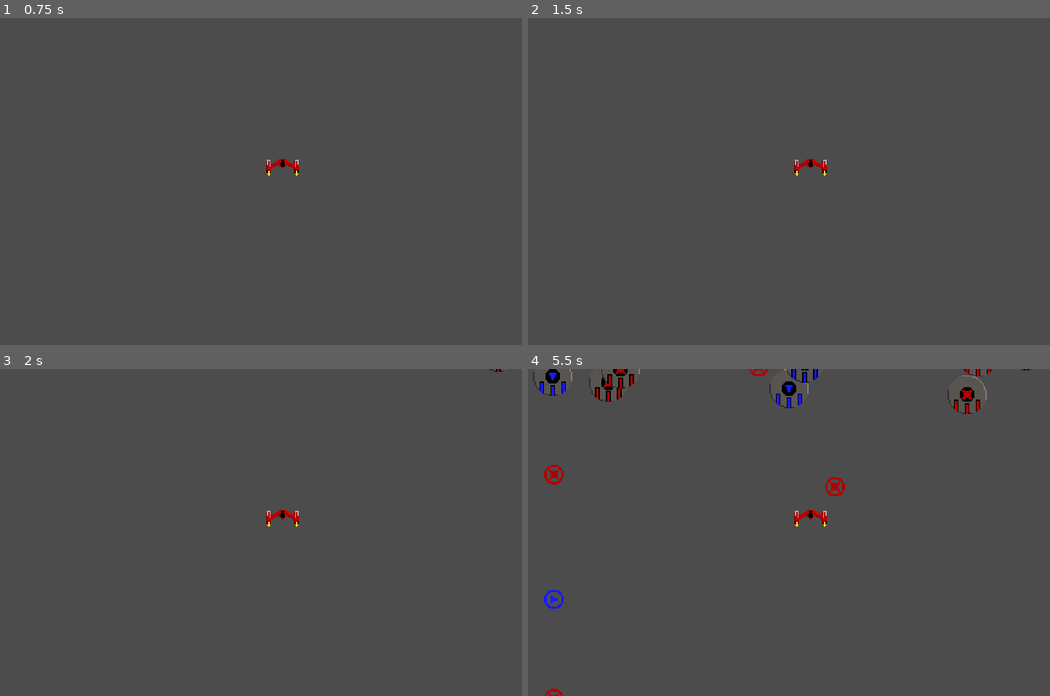
Above: before the commit, frames 1-4 (two rows, left to right).
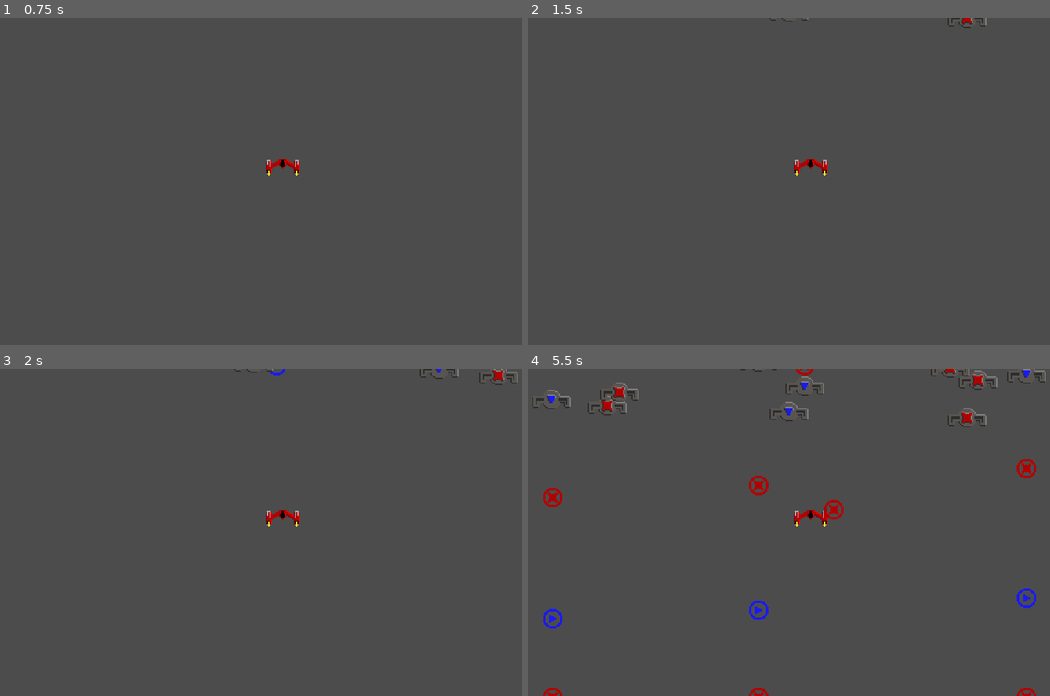
Above: after the commit, the same moments.

Repository: assert-justice/SwingWing
Game: Godot game, scene res://Main.tscn
Two runs of this game, one before a commit and one after it. Both use one fixed random seed, a clock stepped at 60 frames per second and the inputs below.
Inputs:
- Up to frame 1 (0.75 s): no input
- Up to frame 2 (1.5 s): tap Enter at 1.25 s
- Up to frame 3 (2 s): no input
- Up to frame 4 (5.5 s): no input

Frame 1 is identical in both runs. In frame 2, 0.1% of the frame differs, in the area x 46-88%, y 0-4%; in frame 3, 0.2%; in frame 4, 3.4%, in the area x 0-100%, y 0-100%.

Commit message:
fixed player collision and changed enemy sprites

Diff:
--- a/Player.tscn
+++ b/Player.tscn
@@ -100,6 +100,7 @@
 frames = SubResource( 5 )
 
 [node name="Area2D" type="Area2D" parent="AnimatedSprite"]
+collision_layer = 14
 collision_mask = 0
 __meta__ = {
 "_edit_lock_": true
--- a/entities/Enemy.tscn
+++ b/entities/Enemy.tscn
@@ -1,39 +1,39 @@
 [gd_scene load_steps=11 format=2]
 
-[ext_resource path="res://sprites/Enemy.png" type="Texture" id=1]
+[ext_resource path="res://sprites/EnemySmall.png" type="Texture" id=1]
 [ext_resource path="res://scripts/Enemy.gd" type="Script" id=2]
 [ext_resource path="res://Emitter.tscn" type="PackedScene" id=3]
 
-[sub_resource type="AtlasTexture" id=1]
+[sub_resource type="AtlasTexture" id=8]
 flags = 4
 atlas = ExtResource( 1 )
-region = Rect2( 0, 0, 32, 32 )
+region = Rect2( 0, 0, 32, 16 )
 
-[sub_resource type="AtlasTexture" id=2]
+[sub_resource type="AtlasTexture" id=9]
 flags = 4
 atlas = ExtResource( 1 )
-region = Rect2( 32, 0, 32, 32 )
+region = Rect2( 32, 0, 32, 16 )
 
-[sub_resource type="AtlasTexture" id=3]
+[sub_resource type="AtlasTexture" id=10]
 flags = 4
 atlas = ExtResource( 1 )
-region = Rect2( 64, 0, 32, 32 )
+region = Rect2( 64, 0, 32, 16 )
 
-[sub_resource type="AtlasTexture" id=4]
+[sub_resource type="AtlasTexture" id=11]
 flags = 4
 atlas = ExtResource( 1 )
-region = Rect2( 96, 0, 32, 32 )
+region = Rect2( 96, 0, 32, 16 )
 
 [sub_resource type="SpriteFrames" id=5]
 animations = [ {
-"frames": [ SubResource( 1 ), SubResource( 2 ), SubResource( 3 ), SubResource( 4 ) ],
+"frames": [ SubResource( 8 ), SubResource( 9 ), SubResource( 10 ), SubResource( 11 ) ],
 "loop": true,
 "name": "default",
 "speed": 5.0
 } ]
 
-[sub_resource type="CircleShape2D" id=6]
-radius = 17.0294
+[sub_resource type="RectangleShape2D" id=12]
+extents = Vector2( 16, 8 )
 
 [sub_resource type="Animation" id=7]
 resource_name = "Move"
@@ -49,14 +49,14 @@
 "times": PoolRealArray( 0, 2, 4 ),
 "transitions": PoolRealArray( -2, -2, 1 ),
 "update": 0,
-"values": [ Vector2( 31, -34 ), Vector2( 422, -34 ), Vector2( 31, -34 ) ]
+"values": [ Vector2( 30, -15 ), Vector2( 422, -15 ), Vector2( 30, -15 ) ]
 }
 
 [node name="Enemy" type="Node2D"]
 script = ExtResource( 2 )
 
 [node name="AnimatedSprite" type="AnimatedSprite" parent="."]
-position = Vector2( 31, -34 )
+position = Vector2( 30, -15 )
 frames = SubResource( 5 )
 
 [node name="Area2D" type="Area2D" parent="AnimatedSprite"]
@@ -67,7 +67,7 @@
 }
 
 [node name="CollisionShape2D" type="CollisionShape2D" parent="AnimatedSprite/Area2D"]
-shape = SubResource( 6 )
+shape = SubResource( 12 )
 __meta__ = {
 "_edit_lock_": true
 }
--- a/project.godot
+++ b/project.godot
@@ -99,6 +99,66 @@
 "events": [ Object(InputEventKey,"resource_local_to_scene":false,"resource_name":"","device":0,"alt":false,"shift":false,"control":false,"meta":false,"command":false,"pressed":false,"scancode":0,"physical_scancode":16777237,"unicode":0,"echo":false,"script":null)
  ]
 }
+j0_left={
+"deadzone": 0.5,
+"events": [ Object(InputEventJoypadMotion,"resource_local_to_scene":false,"resource_name":"","device":0,"axis":0,"axis_value":-1.0,"script":null)
+ ]
+}
+j0_right={
+"deadzone": 0.5,
+"events": [ Object(InputEventJoypadMotion,"resource_local_to_scene":false,"resource_name":"","device":0,"axis":0,"axis_value":1.0,"script":null)
+ ]
+}
+j0_up={
+"deadzone": 0.5,
+"events": [ Object(InputEventJoypadMotion,"resource_local_to_scene":false,"resource_name":"","device":0,"axis":1,"axis_value":-1.0,"script":null)
+ ]
+}
+j0_down={
+"deadzone": 0.5,
+"events": [ Object(InputEventJoypadMotion,"resource_local_to_scene":false,"resource_name":"","device":0,"axis":1,"axis_value":1.0,"script":null)
+ ]
+}
+j0_fire={
+"deadzone": 0.5,
+"events": [ Object(InputEventJoypadButton,"resource_local_to_scene":false,"resource_name":"","device":0,"button_index":0,"pressure":0.0,"pressed":false,"script":null)
+ ]
+}
+j0_spin={
+"deadzone": 0.5,
+"events": [ Object(InputEventJoypadButton,"resource_local_to_scene":false,"resource_name":"","device":0,"button_index":1,"pressure":0.0,"pressed":false,"script":null)
+ ]
+}
+j1_left={
+"deadzone": 0.5,
+"events": [ Object(InputEventJoypadMotion,"resource_local_to_scene":false,"resource_name":"","device":1,"axis":0,"axis_value":-1.0,"script":null)
+ ]
+}
+j1_right={
+"deadzone": 0.5,
+"events": [ Object(InputEventJoypadMotion,"resource_local_to_scene":false,"resource_name":"","device":1,"axis":0,"axis_value":1.0,"script":null)
+ ]
+}
+j1_up={
+"deadzone": 0.5,
+"events": [ Object(InputEventJoypadMotion,"resource_local_to_scene":false,"resource_name":"","device":1,"axis":1,"axis_value":-1.0,"script":null)
+ ]
+}
+j1_down={
+"deadzone": 0.5,
+"events": [ Object(InputEventJoypadMotion,"resource_local_to_scene":false,"resource_name":"","device":1,"axis":1,"axis_value":1.0,"script":null)
+ ]
+}
+j1_fire={
+"deadzone": 0.5,
+"events": [ Object(InputEventJoypadButton,"resource_local_to_scene":false,"resource_name":"","device":1,"button_index":0,"pressure":0.0,"pressed":false,"script":null)
+ ]
+}
+j1_spin={
+"deadzone": 0.5,
+"events": [ Object(InputEventJoypadButton,"resource_local_to_scene":false,"resource_name":"","device":1,"button_index":1,"pressure":0.0,"pressed":false,"script":null)
+ ]
+}
 
 [physics]
 
--- a/scripts/Player.gd
+++ b/scripts/Player.gd
@@ -47,5 +47,5 @@
 func set_mode(mode):
 	self.mode = mode
 	$AnimationPlayer.play(str(mode))
-	$AnimatedSprite/Area2D.collision_layer = pow(2, mode)
+	$AnimatedSprite/Area2D.collision_layer = 15 - pow(2, mode)
 	$Emitter.mode = mode
Binary file added: sprites/EnemySmall.ase
Binary file added: sprites/EnemySmall.png
Not shown, added: sprites/EnemySmall.png.import
